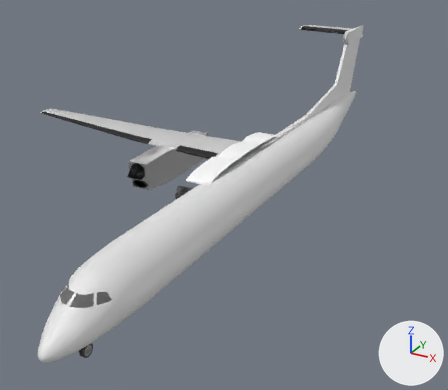
The Blender file Q400/Q400.blend: old version first, new version second.
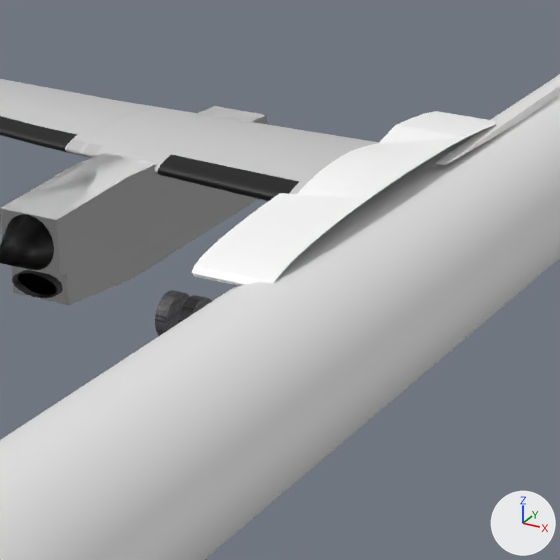
The first picture shows the older version from a 50 mm camera at (9.0, -19.1, 8.9) aimed at (-1.5, 0.0, -0.7). The close-ups show both versions on the part from 29% to 66% of the width and 25% to 68% of the height of that picture; other places that the commit changed are outside them. The lights are fixed; the arrows at lower right show +X, +Y and +Z.

Objects in the first close-up: 'Cube', 'Cylinder.003', 'Engine', 'Engine Cone', 'Outer Fuselage', 'Wings'.
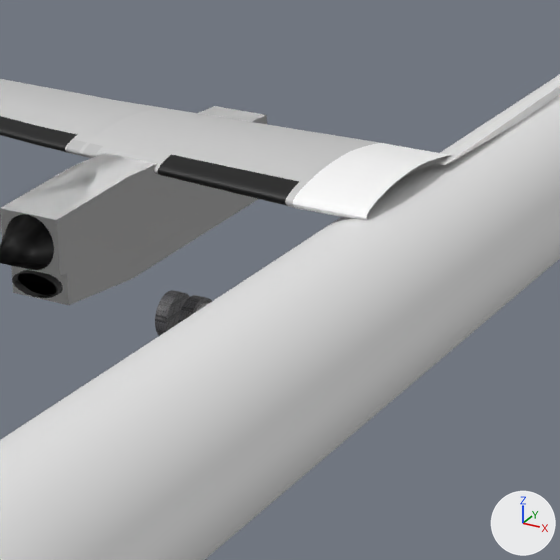
Where the change shows, as pixel boxes [x1, y1, x2, y2] in the close-ups (560 x 560 px):
'Wings', reshaped: before [0, 79, 497, 286]; after [0, 79, 454, 220]
part 1 of me_cylinder_001, cut back: before [192, 111, 497, 286]; after [293, 143, 454, 220]

What changed in the scene script:
```text
Change me_cylinder_001:
    used by ob_wings; location = (-1.85, 0.0, 1.41); rotation_euler = (1.571, 0.0, 1.571), in degrees (90, 0, 90); scale = (1.0, 0.224, 1.0)
    remove me_cylinder_001.from_pydata(...)  # 584 vertices, 523 faces; spans x -3.6..1.9, y -1.48..1.6, z -7.68..1.85
    add me_cylinder_001.from_pydata(...)  # 530 vertices, 505 faces; spans x -1.69..0.39, y -1.0..1.6, z -7.68..1.85
    me_cylinder_001 part 1
    72 vertices are removed from x -3.6..1.9, y -1.48..0.94, z 0.98..1.85
    38 faces are deleted
    15 vertices move from x -1.68..0.37, y -1.39..1.03, z 0.98..1.85 to x -1.67..0.37, y -0.78..1.0, z 1.0..1.85
    3 vertices are added at (0.2, -0.23, 1.85), (0.29, -0.09, 1.85), (0.36, 0.03, 1.85)
    15 new vertices lie (0.0, 0.0, 0.85) away from vertices in x -1.69..0.39, y -1.0..0.38, z 1.0
    20 new faces join them, mat_fuselage_metal
```
